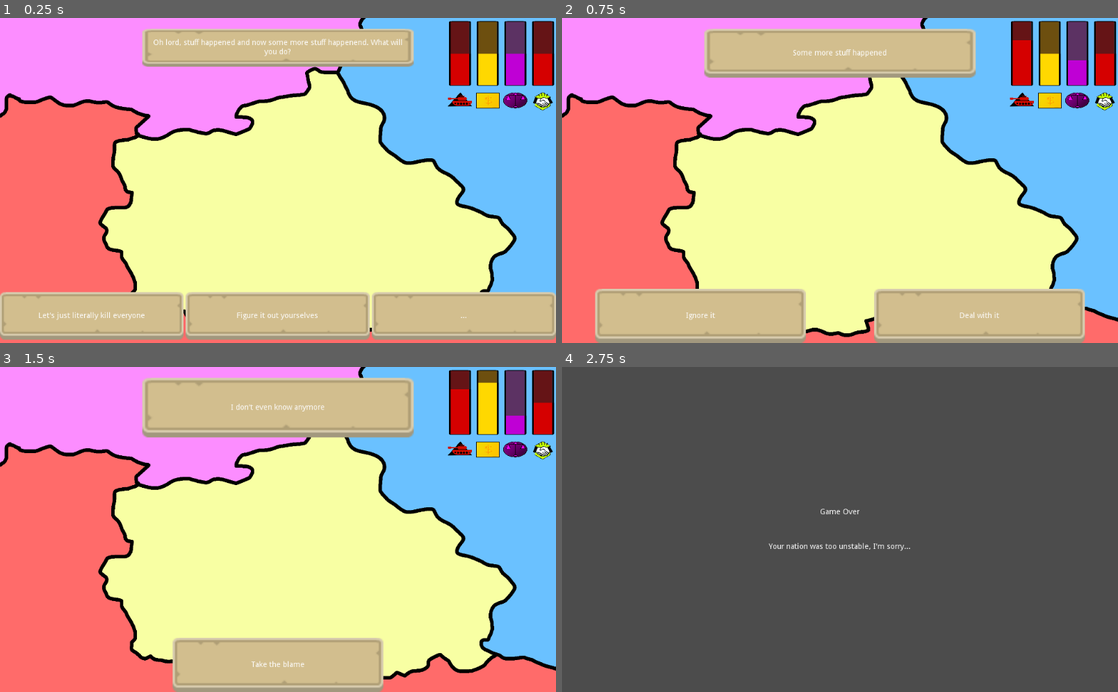
Above: before the commit, frames 1-4 (two rows, left to right).
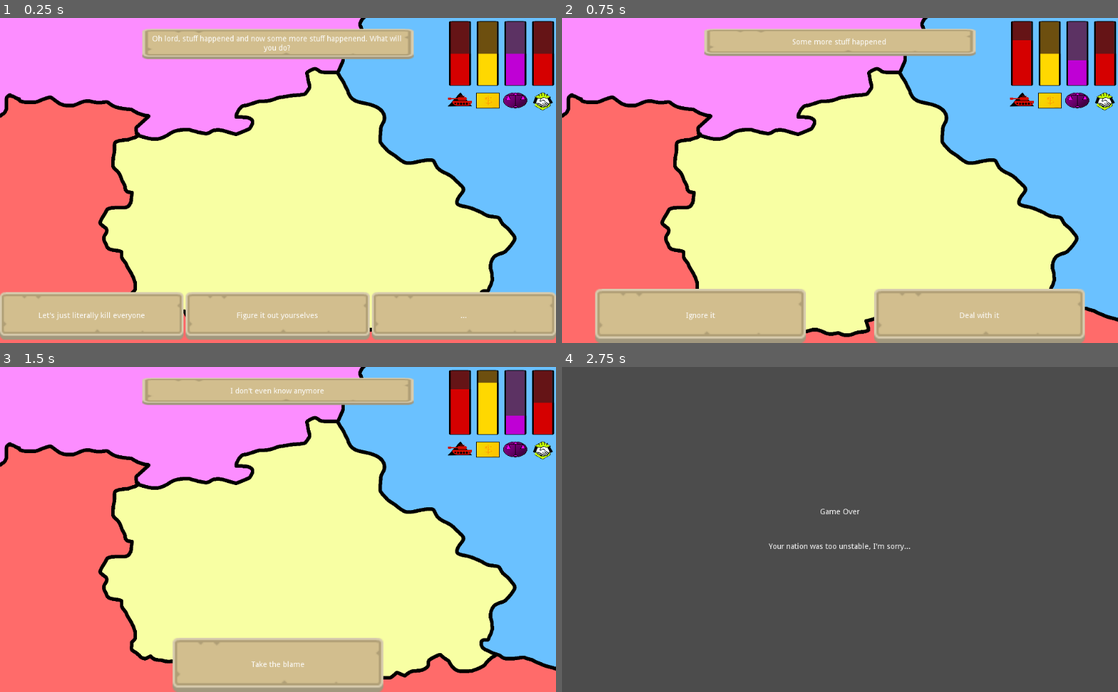
Above: after the commit, the same moments.

Repository: dsg-jam/LD49
Game: Godot game, scene res://scenes/overview.tscn
The game is run twice, just before and just after one commit, with the same random seed, the same clock (stepped at 60 frames per second) and the same inputs.
Inputs:
- Up to frame 1 (0.25 s): no input
- Up to frame 2 (0.75 s): click "Let's just literally kill eve…" at 0.5 s
- Up to frame 3 (1.5 s): click "Ignore it" at 1.25 s
- Up to frame 4 (2.75 s): click "Take the blame" at 2 s

The runs differ from the first frame. In frame 1, 2.4% of the frame differs, in the area x 25-75%, y 3-15%; in frame 2, 4.4%; in frame 3, 6.2%, in the area x 25-75%, y 3-22%; in frame 4, nothing differs.
Error in both runs: Assertion failed: ran out of events (res://scripts/manager.gd:64)

Commit message:
Improve label

Diff:
--- a/scripts/ui/decision.gd
+++ b/scripts/ui/decision.gd
@@ -11,11 +11,13 @@
 onready var label := $TextureRect/Label
 
 func setup(decision: LGameDecision) -> void:
-	print(label.rect_size.y)
-	panel.rect_size.y = label.rect_size.y + 20
 	self._decision = decision
 
 	label.text = decision.prompt
+
+	print(label.get_line_height())
+
+	panel.rect_size.y = label.get_line_count() * label.get_line_height() * 2
 
 	for child in option_container.get_children():
 		option_container.remove_child(child)
--- a/ui/decision.tscn
+++ b/ui/decision.tscn
@@ -30,8 +30,8 @@
 anchor_right = 0.5
 margin_left = -250.0
 margin_top = 20.0
-margin_right = 250.0
-margin_bottom = 50.0
+margin_right = -50.0
+margin_bottom = 70.0
 rect_min_size = Vector2( 500, 50 )
 texture = ExtResource( 3 )
 expand = true
@@ -42,8 +42,8 @@
 [node name="Label" type="Label" parent="TextureRect"]
 anchor_right = 1.0
 anchor_bottom = 1.0
-margin_left = 10.0
-margin_right = -10.0
+margin_left = 9.10913
+margin_right = -10.8909
 align = 1
 valign = 1
 autowrap = true
